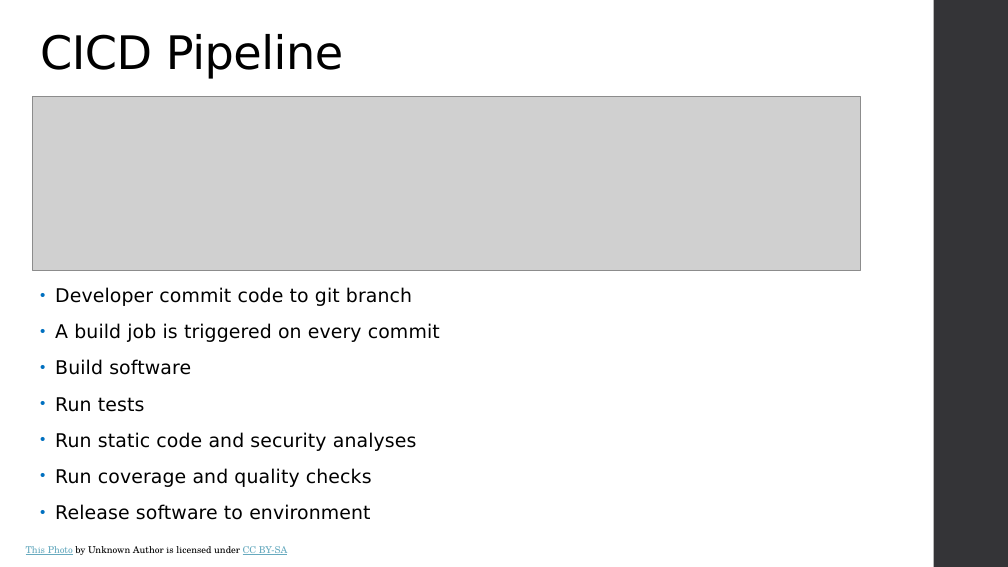
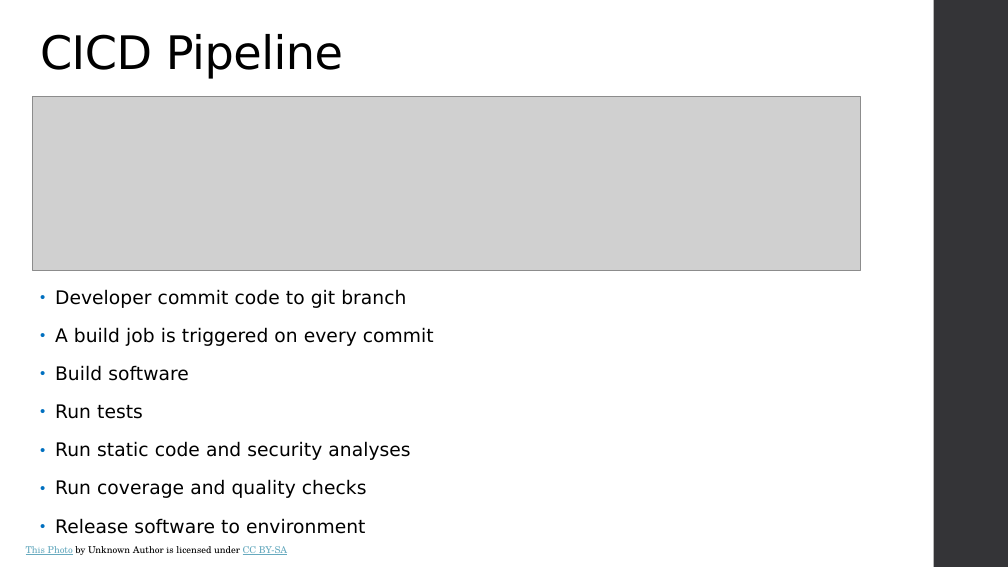
Before and after one commit to varadinov/DevSecOps, a slide deck: slide 3 of 06_cicd/Jenkins.pptx. Drawn at 1008x567 pixels with LibreOffice and Linux fonts; fonts in the diff are those of the drawing; grey boxes stand for pictures. Boxes give left, top, right and bottom in pixels: in the first picture for what was removed or moved away, otherwise in the second. Text is boxed around its words. In the diff, an @@ line names an element or a change of style, - is before the commit and + after.

```diff
--- a/06_cicd/Jenkins.pptx
+++ b/06_cicd/Jenkins.pptx
@@ text "Developer commit code to git ..." at box(55, 289, 434, 534): size 18 to 17.8 pt; line spacing 0.85 to 0.95 @@
```
Also in this commit, not shown: 5 other slides changed, 2 slides added, 1 slide removed.
